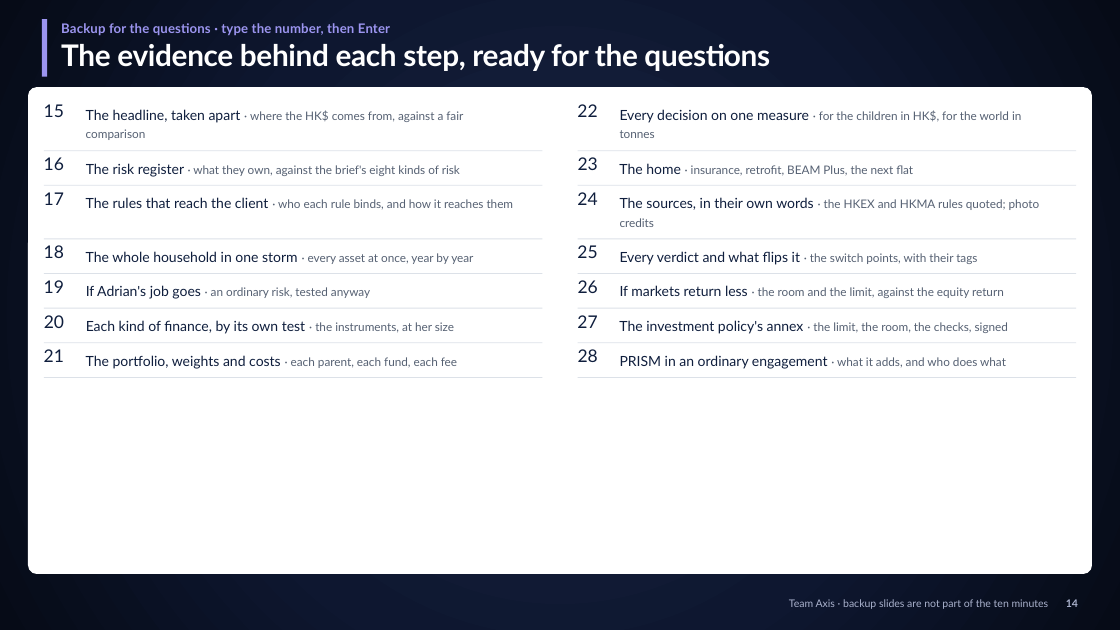
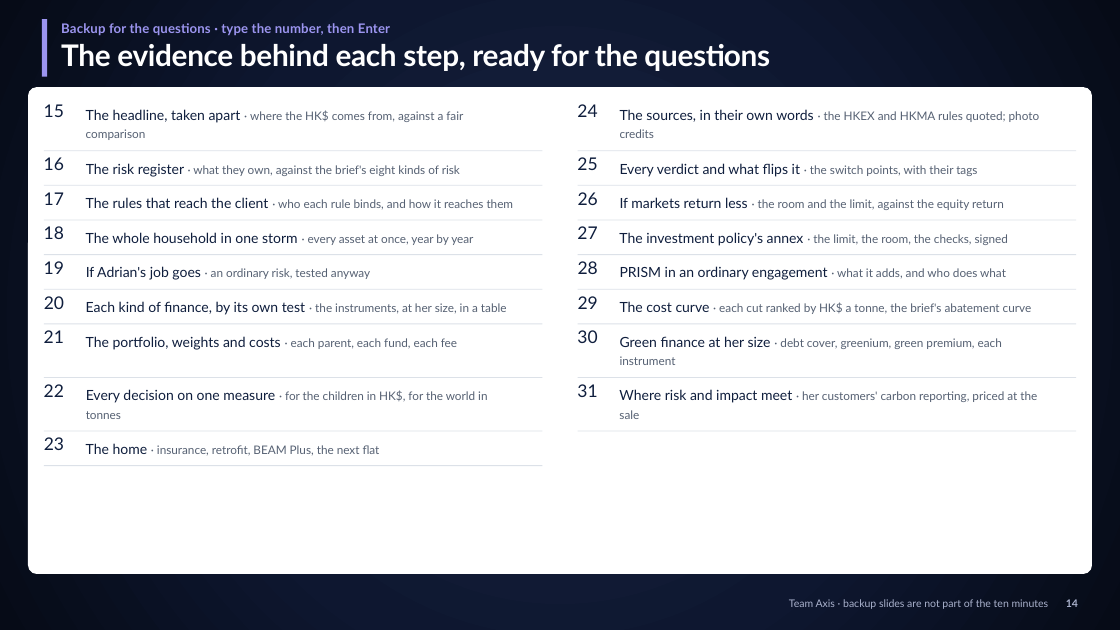
Before and after one commit to Peeradonn/finplan, a slide deck: slide 14 of Final/deck/Axis.pptx. Drawn at 1120x630 pixels with LibreOffice and Linux fonts; fonts in the diff are those of the drawing. Boxes give left, top, right and bottom in pixels: in the first picture for what was removed or moved away, otherwise in the second. Text is boxed around its words. In the diff, an @@ line names an element or a change of style, - is before the commit and + after.

```diff
--- a/Final/deck/Axis.pptx
+++ b/Final/deck/Axis.pptx
@@ text "The investment policy's annex · ...": place and size @@
-text "The investment policy's annex · ..." at bbox=[619, 320, 1008, 334]
+text "The investment policy's annex · ..." at bbox=[619, 232, 1008, 246]
@@ 9 texts: place and size @@
-9 texts at bbox=[577, 192, 1040, 369]
+9 texts at bbox=[577, 104, 1040, 280]
@@ text added at bbox=[578, 296, 598, 309], 15 pt, text #0F1E3D @@
+29
@@ text at bbox=[86, 301, 507, 315]: text changed; size 12 to 10.1 pt; text colour #0F1E3D to #566173 @@
-Each kind of finance, by its own test · the instruments, at her size
+Each kind of finance, by its own test · the instruments, at her size, in a table
@@ 8 rectangles, 7 texts: place and size @@
-8 rectangles, 7 texts at bbox=[44, 239, 1077, 369]
+8 rectangles, 7 texts at bbox=[44, 219, 1077, 350]
@@ text added at bbox=[620, 301, 1032, 314], 10.1 pt, text #566173 @@
+The cost curve · each cut ranked by HK$ a tonne, the brief's abatement curve
@@ text added at bbox=[577, 330, 597, 343], 15 pt, text #0F1E3D @@
+30
@@ text added at bbox=[620, 336, 1002, 365], 10.1 pt, text #566173 @@
+Green finance at her size · debt cover, greenium, green premium, each
+instrument
@@ text added at bbox=[577, 384, 597, 397], 15 pt, text #0F1E3D @@
+31
@@ text added at bbox=[619, 389, 1037, 419], 10.1 pt, text #566173 @@
+Where risk and impact meet · her customers' carbon reporting, priced at the
+sale
@@ 4 texts: place and size @@
-4 texts at bbox=[577, 104, 1021, 176]
+4 texts at bbox=[44, 384, 487, 455]
@@ rectangle added at bbox=[44, 465, 543, 466], fill #DCE1E8 @@
```
Also in this commit, not shown: 12 other slides changed, 3 slides added, 10 other files.
